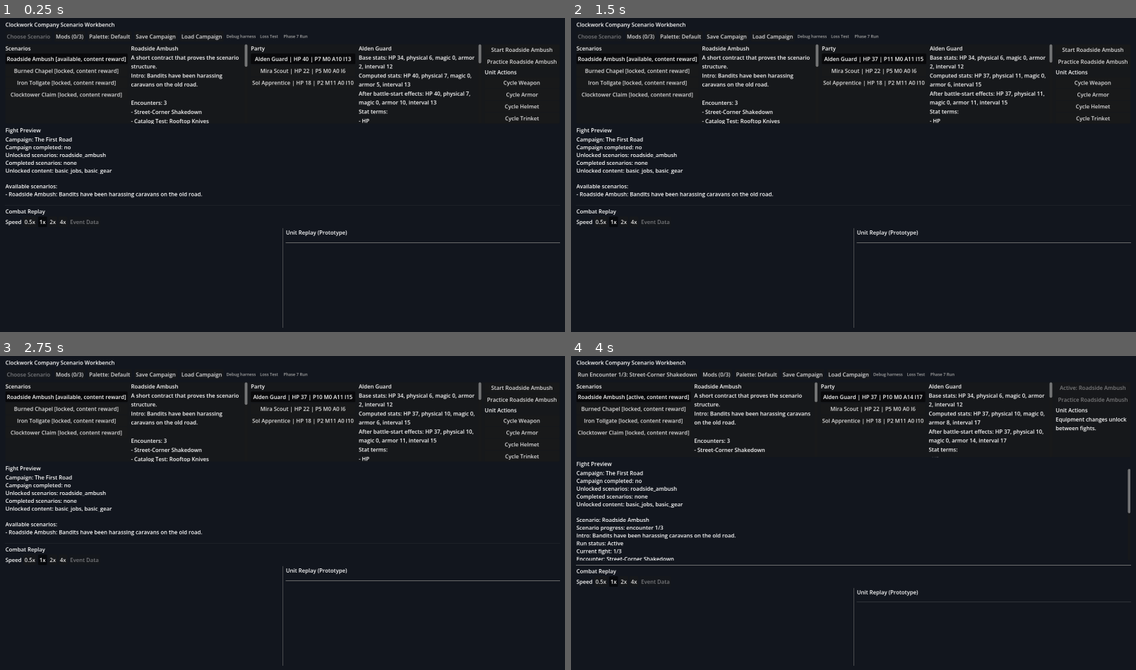
Above: before the commit, frames 1-4 (two rows, left to right).
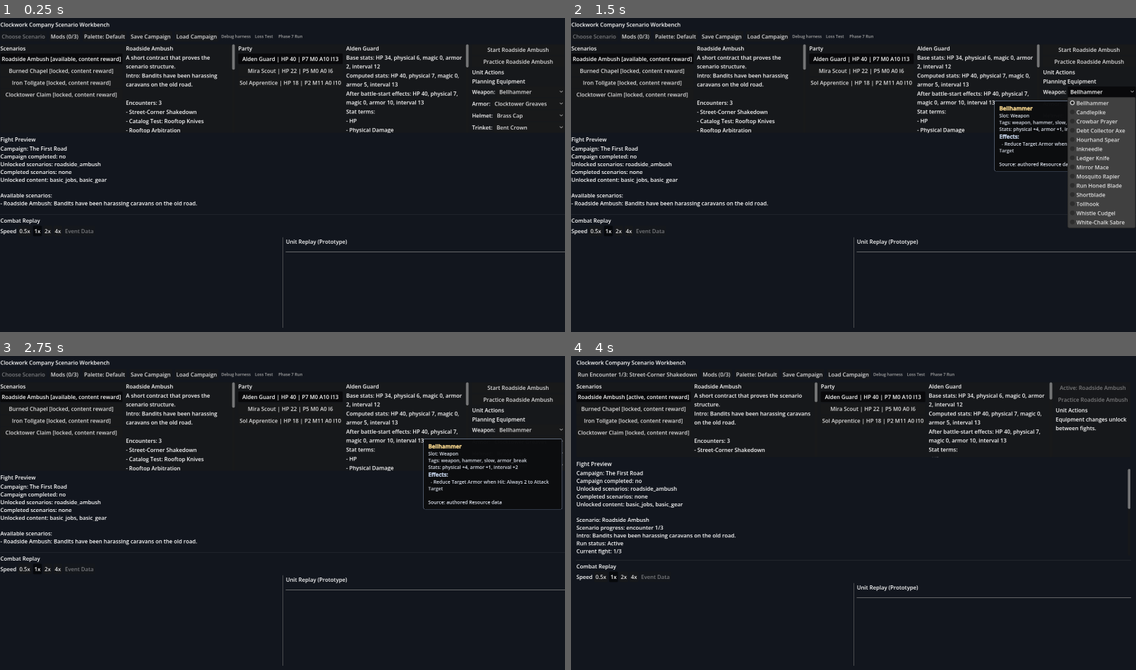
Above: after the commit, the same moments.

Repository: aqvm/clockwork-company
Game: Godot game, scene res://scenes/combat_test_scene.tscn
Same seed, same stepped clock (60 frames per second), same inputs: the game is played once before the commit and once after it.
Inputs (mouse positions are in pixels of both pictures, inside the frame that each line leads up to):
- Up to frame 1 (0.25 s): no input
- Up to frame 2 (1.5 s): click (1090, 83) at 0.5 s, where only the run before the commit has a clickable "Cycle Weapon"; click (1090, 93) at 1.25 s, where only the run before the commit has a clickable "Cycle Armor"
- Up to frame 3 (2.75 s): click (519, 443) at 2 s, where only the run before the commit has a clickable "Cycle Helmet"
- Up to frame 4 (4 s): click (1090, 456) at 2.75 s, where only the run before the commit has a clickable "Cycle Trinket"; click "Start Roadside Ambush" at 3.5 s

The runs differ from the first frame. In frame 1, 7.6% of the frame differs, in the area x 0-100%, y 1-75%; in frame 2, 13%; in frame 3, 8.2%; in frame 4, 1.4%.

Commit message:
Add planning equipment browser

Diff:
--- a/clockwork-company/scripts/ui/combat_test_scene.gd
+++ b/clockwork-company/scripts/ui/combat_test_scene.gd
@@ -211,7 +211,7 @@
 	planning_panel.connect("start_scenario_requested", _on_start_selected_scenario_pressed)
 	planning_panel.connect("practice_scenario_requested", _on_practice_selected_scenario_pressed)
 	planning_panel.connect("unit_selected", _on_party_unit_pressed)
-	planning_panel.connect("cycle_equipment_requested", _on_cycle_equipment_pressed)
+	planning_panel.connect("planning_item_requested", _on_planning_item_requested)
 	planning_panel.connect("equip_option_requested", _on_planning_equip_pressed)
 	_connect_panel_tooltips(planning_panel)
 	parent_vbox.add_child(planning_panel)
@@ -444,6 +444,7 @@
 	var selected_unit := _find_planning_unit(selected_unit_name)
 	var is_equipment_state: bool = run_state != null and run_state.status == RunStateScript.STATUS_EQUIPMENT
 	var equip_options: Array = run_state.equip_options() if is_equipment_state else []
+	var planning_item_options := _planning_item_options(selected_unit)
 	planning_panel.call(
 		"show_actions",
 		selected_scenario,
@@ -455,6 +456,7 @@
 		_has_active_scenario_run(),
 		replay_is_active,
 		is_equipment_state,
+		planning_item_options,
 		equip_options
 	)
 
@@ -554,29 +556,33 @@
 		tooltip_presenter.hide_tooltip()
 
 
-func _on_cycle_equipment_pressed(slot: String) -> void:
+func _planning_item_options(unit: UnitDefinition) -> Array:
+	var options := []
+	if unit == null:
+		return options
+	var loadout = _ensure_planning_loadout(unit)
+	for item: ItemDefinition in available_items:
+		if not _item_allowed_for_planning_unit(unit, item):
+			continue
+		var current_item = _current_slot_item(loadout, item.slot)
+		options.append({
+			"slot": item.slot,
+			"item": item,
+			"label": "%s%s" % [item.display_name, " [Equipped]" if item == current_item else ""],
+			"equipped": item == current_item,
+		})
+	return options
+
+
+func _on_planning_item_requested(slot: String, item: ItemDefinition) -> void:
 	var unit := _find_planning_unit(selected_unit_name)
-	if unit == null:
-		return
-	_equip_next_planning_item(unit, slot)
+	if unit == null or item == null:
+		return
+	if item.slot != slot or not _item_allowed_for_planning_unit(unit, item):
+		return
+	var loadout = _ensure_planning_loadout(unit)
+	_set_slot_item(loadout, slot, item)
 	_refresh_planning_panel()
-
-
-func _equip_next_planning_item(unit: UnitDefinition, slot: String) -> void:
-	var loadout = _ensure_planning_loadout(unit)
-	var candidates: Array[ItemDefinition] = []
-	for item: ItemDefinition in available_items:
-		if item.slot == slot and _item_allowed_for_planning_unit(unit, item):
-			candidates.append(item)
-	if candidates.is_empty():
-		return
-	var current_item = _current_slot_item(loadout, slot)
-	var next_index := 0
-	for index in candidates.size():
-		if candidates[index] == current_item:
-			next_index = (index + 1) % candidates.size()
-			break
-	_set_slot_item(loadout, slot, candidates[next_index])
 
 
 func _ensure_planning_loadout(unit: UnitDefinition):
--- a/clockwork-company/scripts/ui/planning_workbench_panel.gd
+++ b/clockwork-company/scripts/ui/planning_workbench_panel.gd
@@ -5,7 +5,7 @@
 signal start_scenario_requested
 signal practice_scenario_requested
 signal unit_selected(unit_name: String)
-signal cycle_equipment_requested(slot: String)
+signal planning_item_requested(slot: String, item: ItemDefinition)
 signal equip_option_requested(index: int)
 signal resource_tooltip_requested(source: Control, resource: Resource)
 signal glossary_tooltip_requested(source: Control, term: String)
@@ -27,8 +27,9 @@
 	_forward_tooltip_signals(unit_detail_panel)
 	unit_action_panel.connect("start_scenario_requested", func(): start_scenario_requested.emit())
 	unit_action_panel.connect("practice_scenario_requested", func(): practice_scenario_requested.emit())
-	unit_action_panel.connect("cycle_equipment_requested", func(slot): cycle_equipment_requested.emit(slot))
+	unit_action_panel.connect("planning_item_requested", func(slot, item): planning_item_requested.emit(slot, item))
 	unit_action_panel.connect("equip_option_requested", func(index): equip_option_requested.emit(index))
+	_forward_tooltip_signals(unit_action_panel)
 
 
 func show_scenarios(scenarios: Array, progress, selected_scenario: Resource, active_scenario_id: String) -> void:
@@ -57,6 +58,7 @@
 	has_active_campaign_scenario: bool,
 	is_replay_active: bool,
 	is_equipment_state: bool,
+	planning_item_options: Array,
 	equip_options: Array
 ) -> void:
 	unit_action_panel.call(
@@ -70,6 +72,7 @@
 		has_active_campaign_scenario,
 		is_replay_active,
 		is_equipment_state,
+		planning_item_options,
 		equip_options
 	)
 
--- a/clockwork-company/scripts/ui/unit_action_panel.gd
+++ b/clockwork-company/scripts/ui/unit_action_panel.gd
@@ -3,8 +3,10 @@
 
 signal start_scenario_requested
 signal practice_scenario_requested
-signal cycle_equipment_requested(slot: String)
+signal planning_item_requested(slot: String, item: ItemDefinition)
 signal equip_option_requested(option_index: int)
+signal resource_tooltip_requested(source: Control, resource: Resource)
+signal tooltip_cleared
 
 
 func show_actions(
@@ -17,6 +19,7 @@
 	has_active_campaign_scenario: bool,
 	is_replay_active: bool,
 	is_equipment_state: bool,
+	planning_item_options: Array,
 	equip_options: Array
 ) -> void:
 	_clear_children()
@@ -31,7 +34,7 @@
 	add_child(unit_label)
 
 	if not is_equipment_state:
-		_show_planning_or_locked_actions(has_active_campaign_scenario)
+		_show_planning_or_locked_actions(has_active_campaign_scenario, planning_item_options)
 		return
 
 	_show_equipment_options(selected_unit_name, equip_options)
@@ -78,18 +81,69 @@
 	return "Start %s" % selected_scenario.display_name
 
 
-func _show_planning_or_locked_actions(has_active_campaign_scenario: bool) -> void:
-	if not has_active_campaign_scenario:
-		for slot in ["Weapon", "Armor", "Helmet", "Trinket"]:
-			var button := Button.new()
-			button.text = "Cycle %s" % slot
-			button.pressed.connect(_on_cycle_button_pressed.bind(slot))
-			add_child(button)
-	else:
+func _show_planning_or_locked_actions(has_active_campaign_scenario: bool, planning_item_options: Array) -> void:
+	if has_active_campaign_scenario:
 		var hint := Label.new()
 		hint.text = "Equipment changes unlock between fights."
 		hint.autowrap_mode = TextServer.AUTOWRAP_WORD_SMART
 		add_child(hint)
+		return
+
+	_show_planning_equipment_browser(planning_item_options)
+
+
+func _show_planning_equipment_browser(planning_item_options: Array) -> void:
+	var browser_label := Label.new()
+	browser_label.text = "Planning Equipment"
+	add_child(browser_label)
+
+	var shown_any := false
+	for slot in ["Weapon", "Armor", "Helmet", "Trinket"]:
+		var slot_options := _options_for_slot(planning_item_options, slot)
+		if slot_options.is_empty():
+			continue
+		shown_any = true
+		_add_planning_slot_selector(slot, slot_options)
+
+	if not shown_any:
+		var no_options := Label.new()
+		no_options.text = "No valid planning equipment for this unit."
+		no_options.autowrap_mode = TextServer.AUTOWRAP_WORD_SMART
+		add_child(no_options)
+
+
+func _options_for_slot(options: Array, slot: String) -> Array:
+	var out := []
+	for option in options:
+		if String(option.get("slot", "")) == slot:
+			out.append(option)
+	return out
+
+
+func _add_planning_slot_selector(slot: String, slot_options: Array) -> void:
+	var row := HBoxContainer.new()
+	row.size_flags_horizontal = Control.SIZE_EXPAND_FILL
+	add_child(row)
+
+	var slot_label := Label.new()
+	slot_label.text = "%s:" % slot
+	slot_label.custom_minimum_size = Vector2(54, 0)
+	row.add_child(slot_label)
+
+	var selector := OptionButton.new()
+	selector.size_flags_horizontal = Control.SIZE_EXPAND_FILL
+	row.add_child(selector)
+
+	var selected_index := 0
+	for index in slot_options.size():
+		var option: Dictionary = slot_options[index]
+		selector.add_item(String(option["label"]))
+		if bool(option.get("equipped", false)):
+			selected_index = index
+	selector.select(selected_index)
+	var selected_item: ItemDefinition = slot_options[selected_index]["item"]
+	_bind_resource_tooltip(selector, selected_item)
+	selector.item_selected.connect(_on_planning_item_option_selected.bind(slot, slot_options))
 
 
 func _show_equipment_options(selected_unit_name: String, equip_options: Array) -> void:
@@ -119,8 +173,11 @@
 	practice_scenario_requested.emit()
 
 
-func _on_cycle_button_pressed(slot: String) -> void:
-	cycle_equipment_requested.emit(slot)
+func _on_planning_item_option_selected(selected_index: int, slot: String, slot_options: Array) -> void:
+	if selected_index < 0 or selected_index >= slot_options.size():
+		return
+	var item: ItemDefinition = slot_options[selected_index]["item"]
+	planning_item_requested.emit(slot, item)
 
 
 func _on_equip_button_pressed(option_index: int) -> void:
@@ -130,3 +187,8 @@
 func _clear_children() -> void:
 	for child in get_children():
 		child.queue_free()
+
+
+func _bind_resource_tooltip(control: Control, resource: Resource) -> void:
+	control.mouse_entered.connect(func(): resource_tooltip_requested.emit(control, resource))
+	control.mouse_exited.connect(func(): tooltip_cleared.emit())
Not shown, changed: ARCHITECTURE.md
Not shown, changed: DESIGN_NOTES.md
Not shown, changed: LEARNING_LOG.md
Not shown, changed: TODO.md
